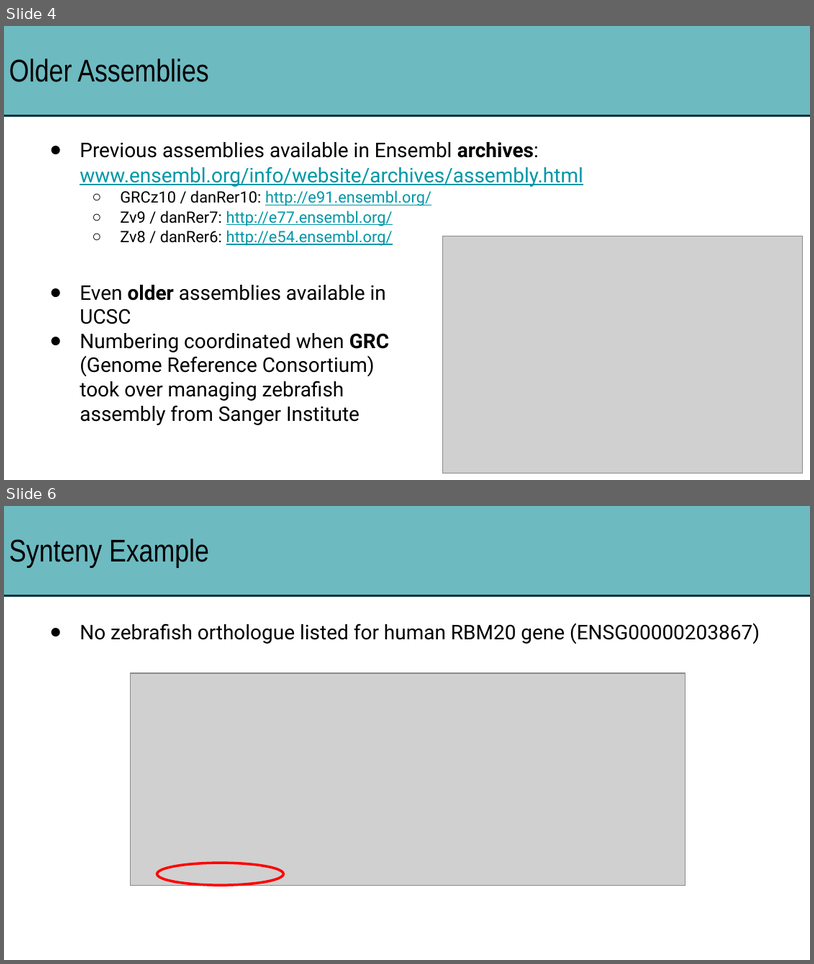
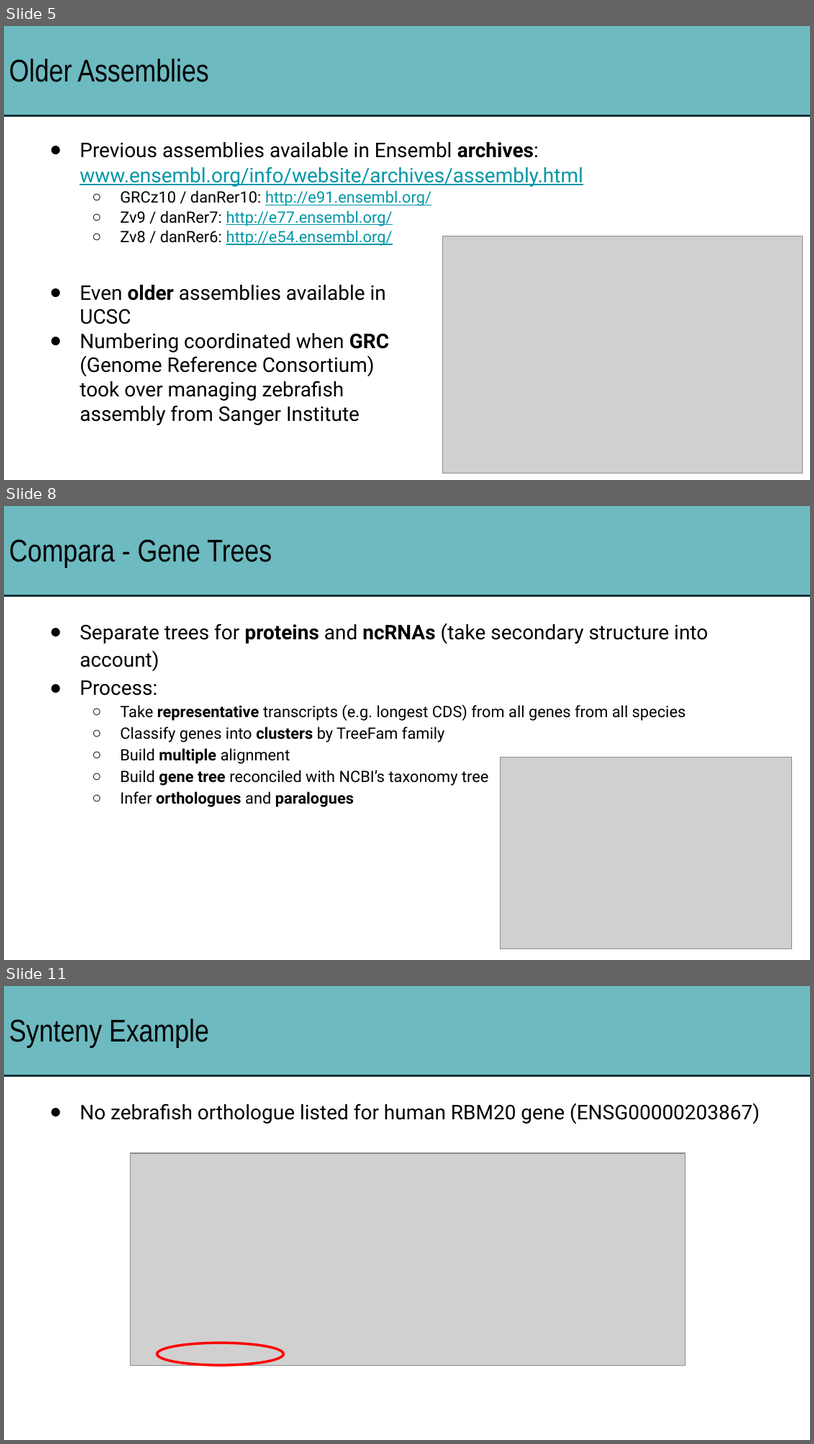
Before and after one commit to iansealy/funcgen2022, a slide deck: downloads/ensembl-extra.pptx. Shown one above the other, each under a label of ours: slides 4 and 6 before the commit, slides 5, 8 and 11 after it; the slides between them are not shown. The pictures are 814x964 and 814x1444 pixels, drawn with LibreOffice and Linux fonts; fonts in the diff are those of the drawing; grey boxes stand for pictures. Boxes give left, top, right and bottom in pixels: in the first picture for what was removed or moved away, otherwise in the second. Text is boxed around its words. In the diff, an @@ line names an element or a change of style, - is before the commit and + after.

```diff
--- a/downloads/ensembl-extra.pptx
+++ b/downloads/ensembl-extra.pptx
@@ slide 8 added at (4, 506, 810, 960), background #FFFFFF @@
@@ title added at (4, 506, 810, 596), fill #6DBAC1, outline #0D3539 1.5 pt, 28 pt, text #000000 @@
+Compara - Gene Trees
@@ text added at (80, 623, 708, 807), 14 pt, text #000000 @@
+● Separate trees for proteins and ncRNAs (take secondary structure into account)
+● Process:
+  ○ Take representative transcripts (e.g. longest CDS) from all genes from all species
+  ○ Classify genes into clusters by TreeFam family
+  ○ Build multiple alignment
+  ○ Build gene tree reconciled with NCBI’s taxonomy tree
+  ○ Infer orthologues and paralogues
@@ picture added at (501, 757, 792, 949) @@
@@ what was slide 4 is now slide 5 @@
@@ what was slide 6 is now slide 11 @@
```
Also in this commit, not shown: 2 slides changed, 4 other slides added, 1 other file.
